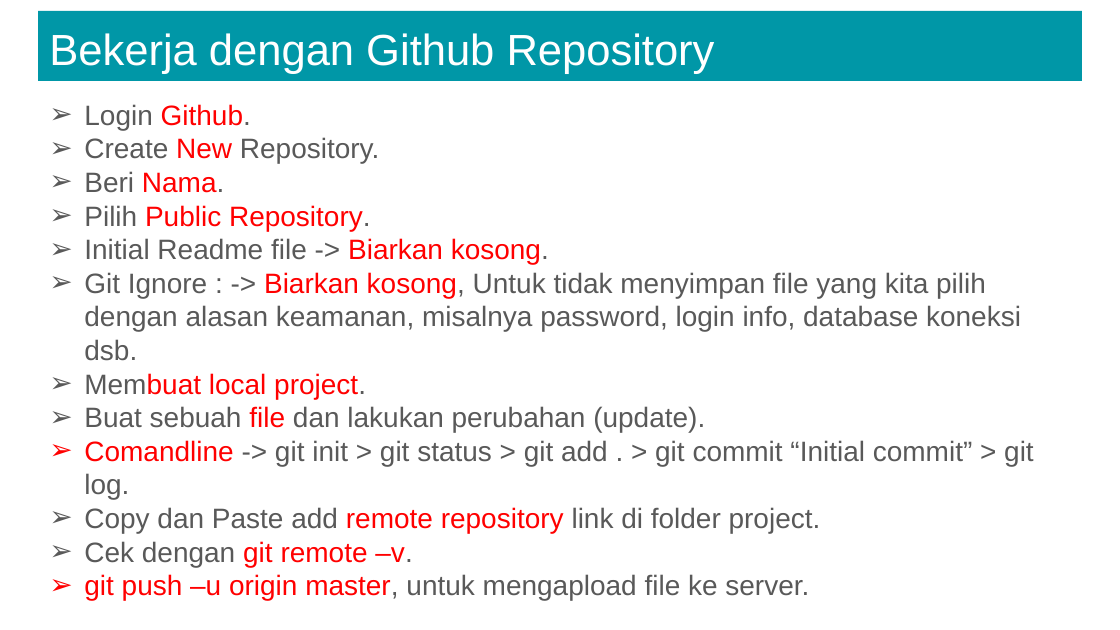
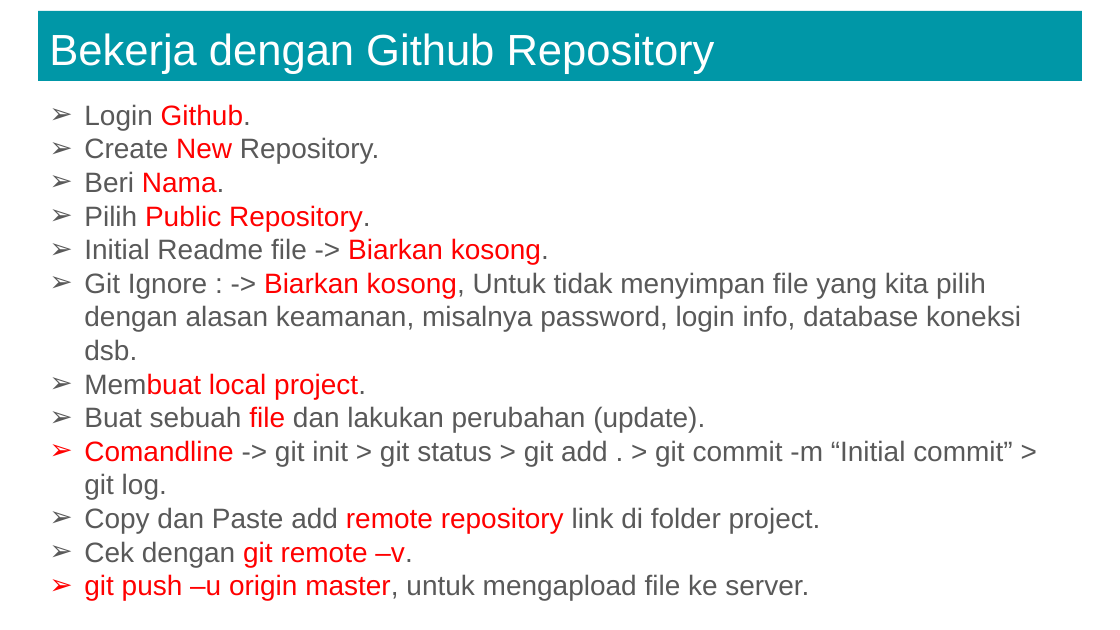
Before and after one commit to vanbumi/kelas-fullstack-mc, a slide deck: slide 18 of Materi/5-FullStack Development Training.pptx. Drawn at 1120x630 pixels with LibreOffice and Linux fonts; fonts in the diff are those of the drawing. Boxes give left, top, right and bottom in pixels: in the first picture for what was removed or moved away, otherwise in the second. Text is boxed around its words. In the diff, an @@ line names an element or a change of style, - is before the commit and + after.

```diff
--- a/Materi/5-FullStack Development Training.pptx
+++ b/Materi/5-FullStack Development Training.pptx
@@ text at bbox=[84, 440, 1013, 499]: text changed @@
-➢ Comandline -> git init > git status > git add . > git commit “Initial commit” > git log.
+➢ Comandline -> git init > git status > git add . > git commit -m “Initial commit” > git log.
```
Also in this commit, not shown: 1 other slide changed, 55 other files.
